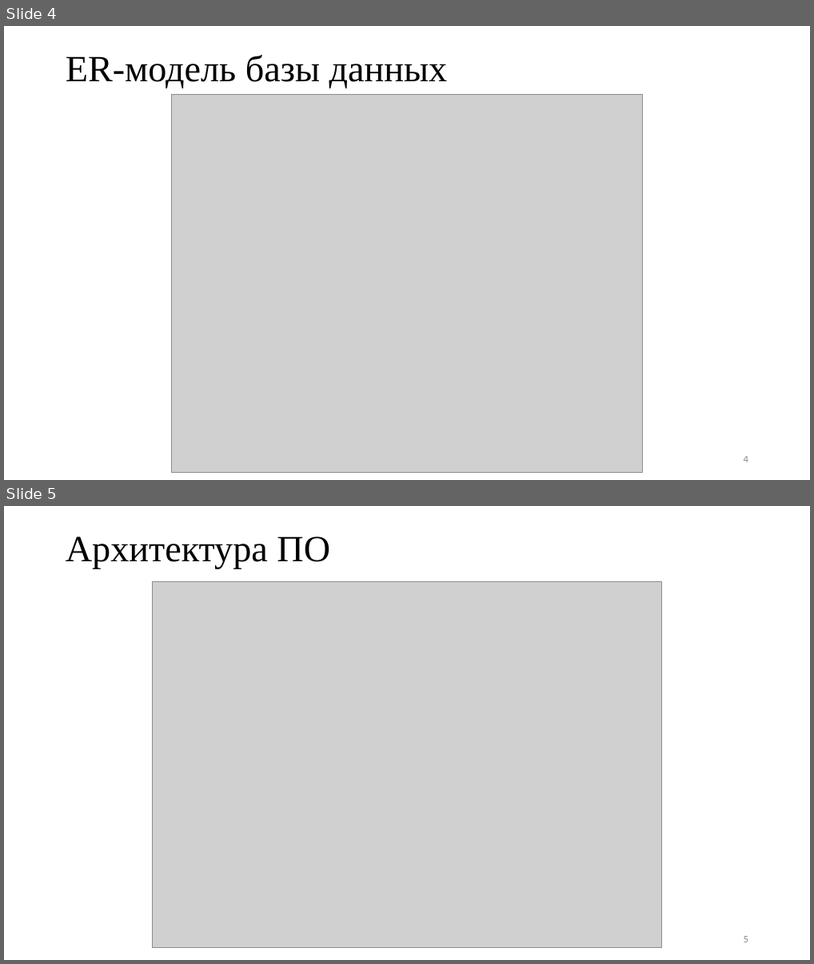
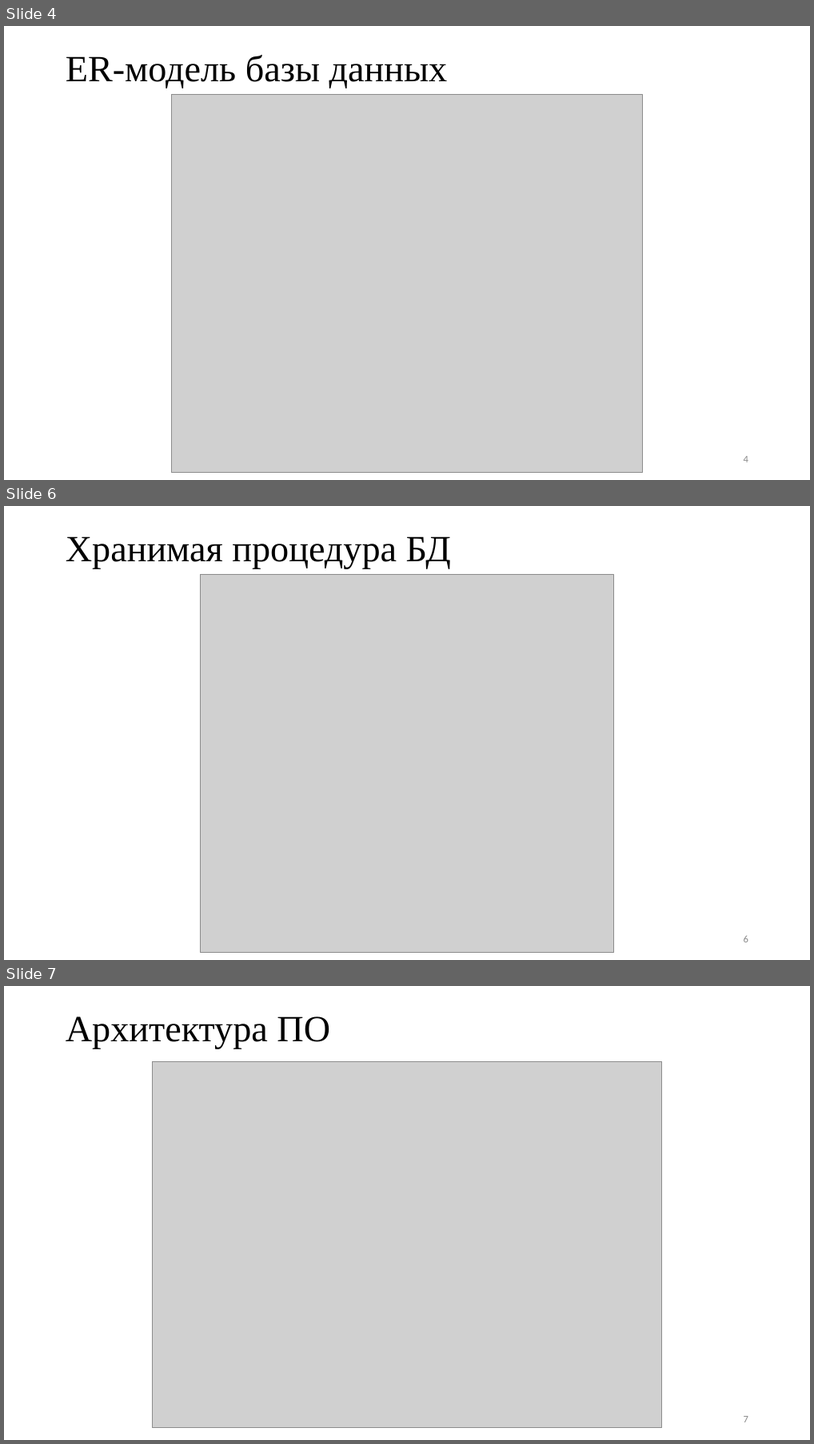
Before and after one commit to Inspirate789/Thermy-backend, a slide deck: docs/presentation/databases/presentation.pptx. Shown one above the other, each under a label of ours: slides 4 and 5 before the commit, slides 4, 6 and 7 after it; the slides between them are not shown. The pictures are 814x964 and 814x1444 pixels, drawn with LibreOffice and Linux fonts; fonts in the diff are those of the drawing; grey boxes stand for pictures. Boxes give left, top, right and bottom in pixels: in the first picture for what was removed or moved away, otherwise in the second. Text is boxed around its words. In the diff, an @@ line names an element or a change of style, - is before the commit and + after.

```diff
--- a/docs/presentation/databases/presentation.pptx
+++ b/docs/presentation/databases/presentation.pptx
@@ slide 6 added at (4,506,810,960), background #FFFFFF @@
@@ title added at (66,536,451,569), 44 pt, text #000000 @@
+Хранимая процедура БД
@@ picture added at (201,574,614,952) @@
@@ page number added at (744,935,749,942), 12 pt, text #888888 @@
+6
@@ what was slide 5 is now slide 7 @@
@@ page number at (744,1416,749,1422): text changed @@
-5
+7
```
Also in this commit, not shown: 1 slide changed, 4 other slides added, 4 other files.
